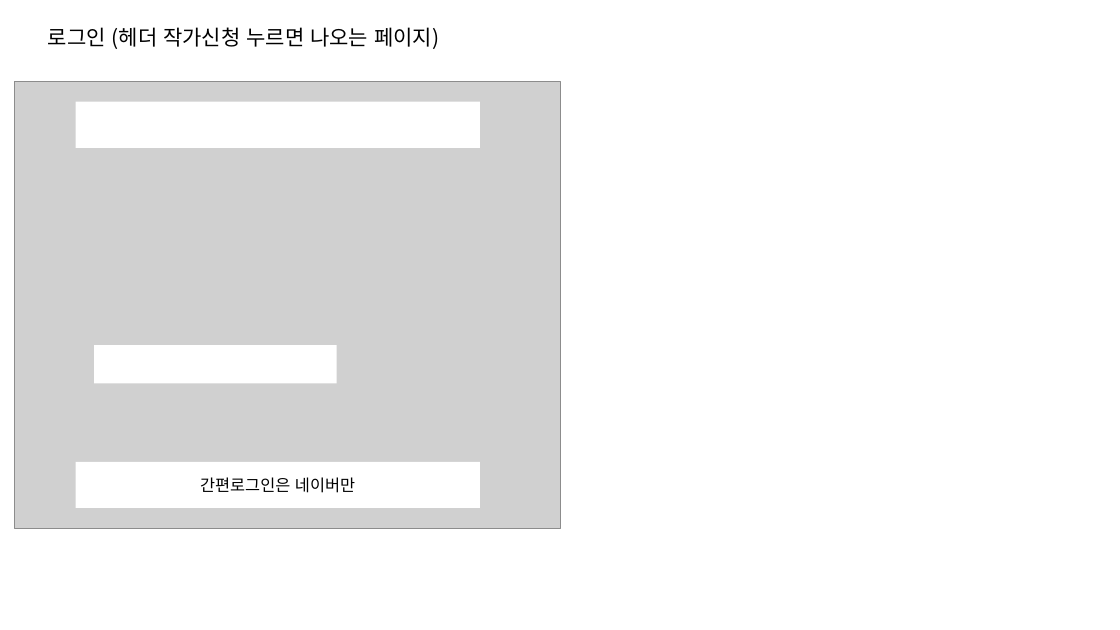
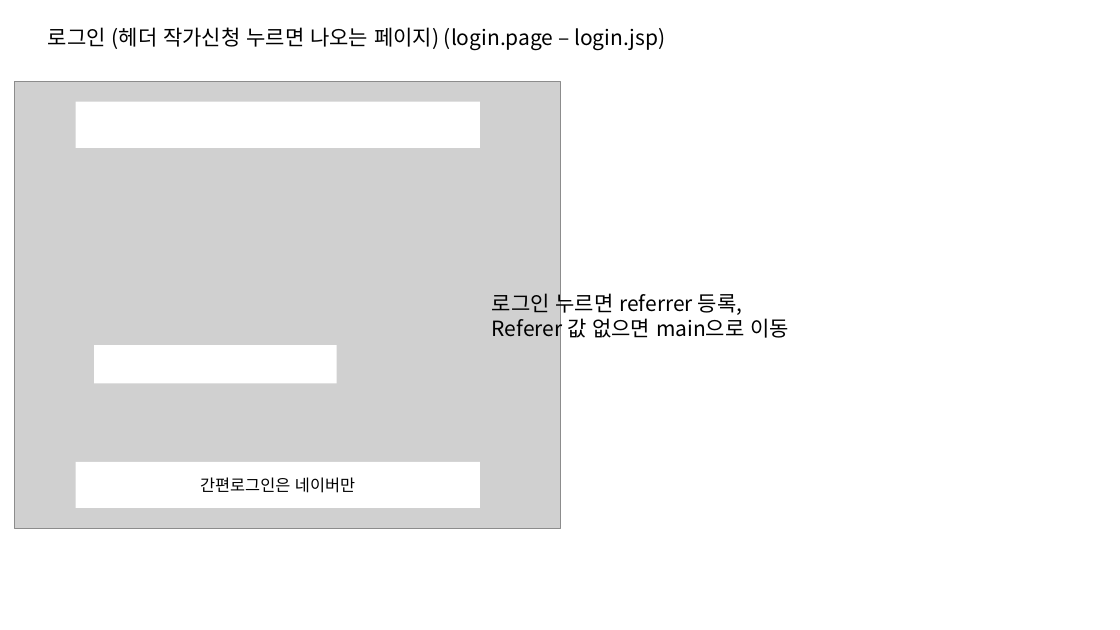
Before and after one commit to mobin1015/DOSIRAK, a slide deck: slide 9 of 브런치스토리_스토리보드.pptx. Drawn at 1120x630 pixels with LibreOffice and Linux fonts; fonts in the diff are those of the drawing; grey boxes stand for pictures. Boxes give left, top, right and bottom in pixels: in the first picture for what was removed or moved away, otherwise in the second. Text is boxed around its words. In the diff, an @@ line names an element or a change of style, - is before the commit and + after.

```diff
--- a/브런치스토리_스토리보드.pptx
+++ b/브런치스토리_스토리보드.pptx
@@ text at (48,27,665,50): text changed @@
-로그인 (헤더 작가신청 누르면 나오는 페이지)
+로그인 (헤더 작가신청 누르면 나오는 페이지) (login.page – login.jsp)
@@ text added at (492,290,789,341), 18 pt, text #000000 @@
+로그인 누르면 referrer 등록,
+Referer 값 없으면 main으로 이동
```
Also in this commit, not shown: 8 other slides changed.
